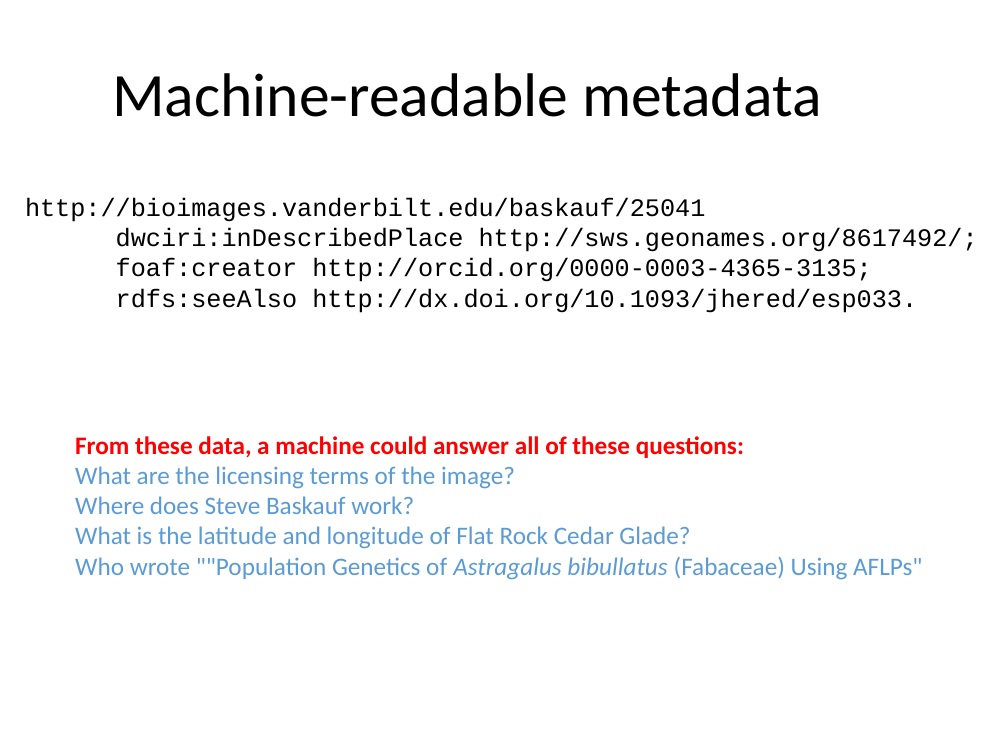
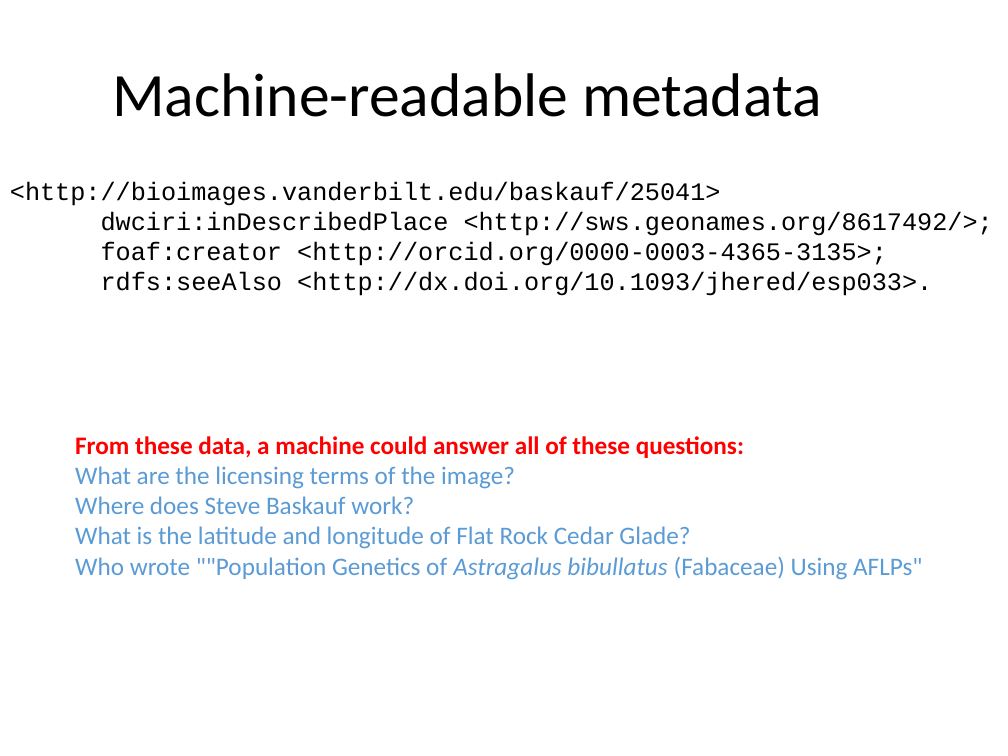
Before and after one commit to HeardLibrary/semantic-web, a slide deck: slide 6 of 2016-fall/linked-data-ch1.pptx. Drawn at 1008x756 pixels with LibreOffice and Linux fonts; fonts in the diff are those of the drawing. Boxes give left, top, right and bottom in pixels: in the first picture for what was removed or moved away, otherwise in the second. Text is boxed around its words. In the diff, an @@ line names an element or a change of style, - is before the commit and + after.

```diff
--- a/2016-fall/linked-data-ch1.pptx
+++ b/2016-fall/linked-data-ch1.pptx
@@ text at (10, 181, 993, 296): text changed @@
-http://bioimages.vanderbilt.edu/baskauf/25041
-dwciri:inDescribedPlace http://sws.geonames.org/8617492/;
-foaf:creator http://orcid.org/0000-0003-4365-3135;
-rdfs:seeAlso http://dx.doi.org/10.1093/jhered/esp033.
+<http://bioimages.vanderbilt.edu/baskauf/25041>
+dwciri:inDescribedPlace <http://sws.geonames.org/8617492/>;
+foaf:creator <http://orcid.org/0000-0003-4365-3135>;
+rdfs:seeAlso <http://dx.doi.org/10.1093/jhered/esp033>.
```
Also in this commit, not shown: 1 other file.
